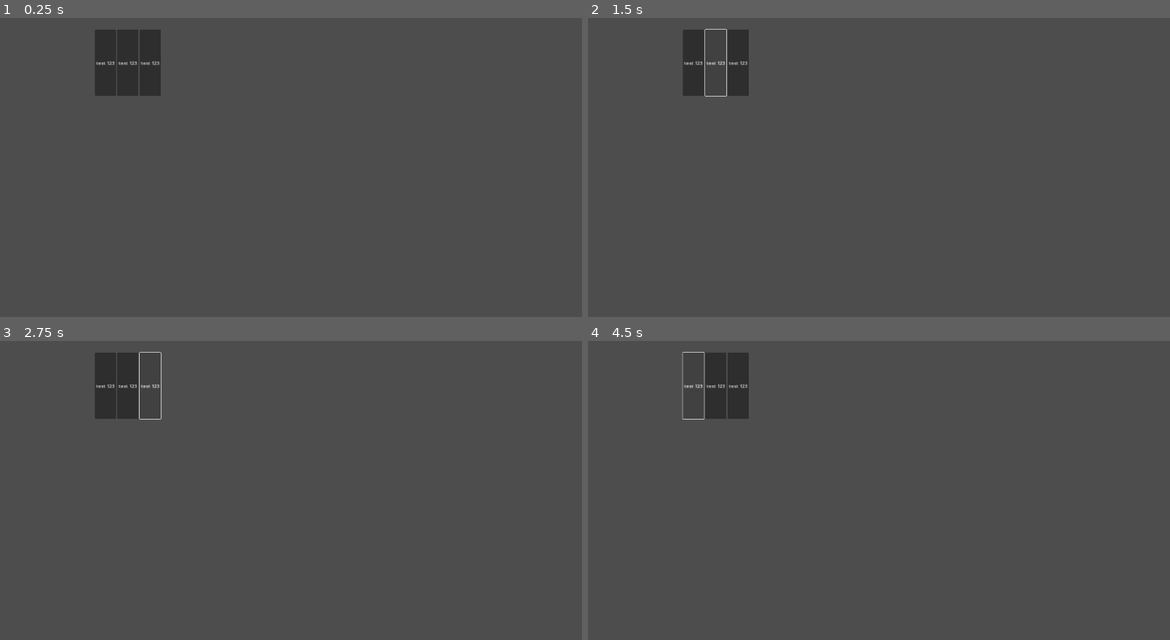
Above: before the commit, frames 1-4 (two rows, left to right).
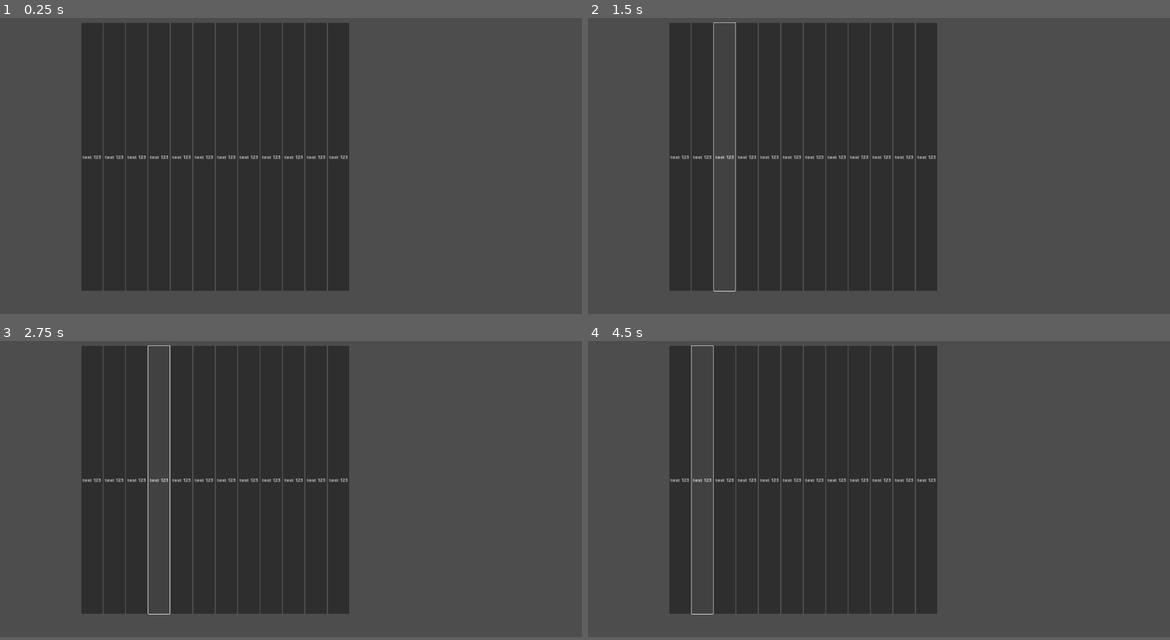
Above: after the commit, the same moments.

Repository: BujarMuharemi/game-jam-7
Game: Godot game, scene res://main_scene/main_scene.tscn
Same seed, same stepped clock (60 frames per second), same inputs: the game is played once before the commit and once after it.
Inputs:
- Up to frame 1 (0.25 s): no input
- Up to frame 2 (1.5 s): click "test 123" at 0.5 s; click "test 123" at 1.25 s
- Up to frame 3 (2.75 s): click "test 123" at 2 s
- Up to frame 4 (4.5 s): click "test 123" at 2.75 s; click "test 123" at 3.5 s; click "test 123" at 4.25 s
The window is 800x454 before the commit and 800x450 after it. Grey fills any space a smaller window leaves; there, only what the larger window draws over its background counts as a difference.

The runs differ from the first frame. In frame 1, 37% of the frame differs, in the area x 14-60%, y 1-92%; in frame 2, 34%; in frame 3, 34%; in frame 4, 34%.

Commit message:
added base ui scene and create some ui scenes with them

Diff:
--- /dev/null
+++ b/UI/base_ui_scene.tscn
@@ -0,0 +1,63 @@
+[gd_scene format=3 uid="uid://fl1hf5514dbe"]
+
+[node name="base_ui_scene" type="Control"]
+layout_mode = 3
+anchors_preset = 15
+anchor_right = 1.0
+anchor_bottom = 1.0
+grow_horizontal = 2
+grow_vertical = 2
+
+[node name="MarginContainer" type="MarginContainer" parent="."]
+layout_mode = 1
+anchors_preset = 15
+anchor_right = 1.0
+anchor_bottom = 1.0
+grow_horizontal = 2
+grow_vertical = 2
+
+[node name="BackgroundPanelContainer" type="PanelContainer" parent="MarginContainer"]
+custom_minimum_size = Vector2(1920, 1080)
+layout_mode = 2
+
+[node name="Testing-HBoxContainer" type="GridContainer" parent="MarginContainer"]
+layout_mode = 2
+size_flags_horizontal = 4
+size_flags_vertical = 4
+columns = 4
+
+[node name="VBoxContainer" type="VBoxContainer" parent="MarginContainer/Testing-HBoxContainer"]
+layout_mode = 2
+size_flags_horizontal = 6
+size_flags_vertical = 3
+
+[node name="Button" type="Button" parent="MarginContainer/Testing-HBoxContainer/VBoxContainer"]
+layout_mode = 2
+text = "asdffdfdfffffffffffffffffffffffffffffffffffffffffffff"
+
+[node name="Button2" type="Button" parent="MarginContainer/Testing-HBoxContainer/VBoxContainer"]
+layout_mode = 2
+text = "asdf"
+
+[node name="Button3" type="Button" parent="MarginContainer/Testing-HBoxContainer/VBoxContainer"]
+layout_mode = 2
+text = "asdf"
+
+[node name="VFlowContainer" type="VFlowContainer" parent="MarginContainer"]
+layout_mode = 2
+size_flags_horizontal = 8
+size_flags_vertical = 8
+alignment = 1
+
+[node name="VBoxContainer" type="MarginContainer" parent="MarginContainer/VFlowContainer"]
+layout_mode = 2
+size_flags_vertical = 3
+size_flags_stretch_ratio = 1.1
+theme_override_constants/margin_left = 50
+theme_override_constants/margin_top = 50
+theme_override_constants/margin_right = 50
+theme_override_constants/margin_bottom = 50
+
+[node name="Button" type="Button" parent="MarginContainer/VFlowContainer/VBoxContainer"]
+layout_mode = 2
+text = "asdffdfdfffffffffffffffffffffffffffffffffffffffffffff"
--- /dev/null
+++ b/UI/options_scene/options_scene.tscn
@@ -0,0 +1,95 @@
+[gd_scene load_steps=2 format=3 uid="uid://dd3hbk4vuabt0"]
+
+[sub_resource type="StyleBoxFlat" id="StyleBoxFlat_tbtx1"]
+bg_color = Color(0.686275, 0.694118, 1, 0.52549)
+
+[node name="pause_scene" type="Control"]
+layout_mode = 3
+anchors_preset = 15
+anchor_right = 1.0
+anchor_bottom = 1.0
+grow_horizontal = 2
+grow_vertical = 2
+
+[node name="MarginContainer" type="MarginContainer" parent="."]
+layout_mode = 1
+anchors_preset = 15
+anchor_right = 1.0
+anchor_bottom = 1.0
+grow_horizontal = 2
+grow_vertical = 2
+
+[node name="BackgroundPanelContainer" type="PanelContainer" parent="MarginContainer"]
+custom_minimum_size = Vector2(1920, 1080)
+layout_mode = 2
+theme_override_styles/panel = SubResource("StyleBoxFlat_tbtx1")
+
+[node name="GameNameGroup" type="VFlowContainer" parent="MarginContainer"]
+layout_mode = 2
+size_flags_horizontal = 4
+size_flags_vertical = 0
+alignment = 1
+
+[node name="MarginContainer" type="MarginContainer" parent="MarginContainer/GameNameGroup"]
+layout_mode = 2
+size_flags_vertical = 3
+size_flags_stretch_ratio = 1.1
+theme_override_constants/margin_left = 50
+theme_override_constants/margin_top = 150
+theme_override_constants/margin_right = 50
+theme_override_constants/margin_bottom = 50
+
+[node name="GameNameLabel" type="Label" parent="MarginContainer/GameNameGroup/MarginContainer"]
+layout_mode = 2
+theme_override_font_sizes/font_size = 100
+text = "Options"
+
+[node name="ButtonGroup" type="VBoxContainer" parent="MarginContainer"]
+layout_mode = 2
+size_flags_horizontal = 6
+size_flags_vertical = 4
+theme_override_constants/separation = 15
+
+[node name="HBoxContainer" type="HBoxContainer" parent="MarginContainer/ButtonGroup"]
+layout_mode = 2
+
+[node name="Label" type="Label" parent="MarginContainer/ButtonGroup/HBoxContainer"]
+layout_mode = 2
+theme_override_font_sizes/font_size = 50
+text = "Sound "
+
+[node name="HSlider" type="HSlider" parent="MarginContainer/ButtonGroup/HBoxContainer"]
+custom_minimum_size = Vector2(300, 100)
+layout_mode = 2
+
+[node name="HBoxContainer2" type="HBoxContainer" parent="MarginContainer/ButtonGroup"]
+layout_mode = 2
+
+[node name="Label" type="Label" parent="MarginContainer/ButtonGroup/HBoxContainer2"]
+layout_mode = 2
+theme_override_font_sizes/font_size = 50
+text = "Music "
+
+[node name="HSlider" type="HSlider" parent="MarginContainer/ButtonGroup/HBoxContainer2"]
+custom_minimum_size = Vector2(300, 100)
+layout_mode = 2
+
+[node name="GameNameGroup2" type="VFlowContainer" parent="MarginContainer"]
+layout_mode = 2
+size_flags_horizontal = 0
+size_flags_vertical = 8
+alignment = 1
+
+[node name="MarginContainer" type="MarginContainer" parent="MarginContainer/GameNameGroup2"]
+layout_mode = 2
+size_flags_vertical = 3
+size_flags_stretch_ratio = 1.1
+theme_override_constants/margin_left = 50
+theme_override_constants/margin_top = 150
+theme_override_constants/margin_right = 50
+theme_override_constants/margin_bottom = 50
+
+[node name="Button" type="Button" parent="MarginContainer/GameNameGroup2/MarginContainer"]
+layout_mode = 2
+theme_override_font_sizes/font_size = 50
+text = "Back"
--- /dev/null
+++ b/UI/pause_scene/pause_scene.tscn
@@ -0,0 +1,68 @@
+[gd_scene load_steps=2 format=3 uid="uid://bpnuxiq0v5mj8"]
+
+[sub_resource type="StyleBoxFlat" id="StyleBoxFlat_tbtx1"]
+bg_color = Color(0.686275, 0.694118, 1, 0.52549)
+
+[node name="pause_scene" type="Control"]
+layout_mode = 3
+anchors_preset = 15
+anchor_right = 1.0
+anchor_bottom = 1.0
+grow_horizontal = 2
+grow_vertical = 2
+
+[node name="MarginContainer" type="MarginContainer" parent="."]
+layout_mode = 1
+anchors_preset = 15
+anchor_right = 1.0
+anchor_bottom = 1.0
+grow_horizontal = 2
+grow_vertical = 2
+
+[node name="BackgroundPanelContainer" type="PanelContainer" parent="MarginContainer"]
+custom_minimum_size = Vector2(1920, 1080)
+layout_mode = 2
+theme_override_styles/panel = SubResource("StyleBoxFlat_tbtx1")
+
+[node name="GameNameGroup" type="VFlowContainer" parent="MarginContainer"]
+layout_mode = 2
+size_flags_horizontal = 4
+size_flags_vertical = 0
+alignment = 1
+
+[node name="MarginContainer" type="MarginContainer" parent="MarginContainer/GameNameGroup"]
+layout_mode = 2
+size_flags_vertical = 3
+size_flags_stretch_ratio = 1.1
+theme_override_constants/margin_left = 50
+theme_override_constants/margin_top = 150
+theme_override_constants/margin_right = 50
+theme_override_constants/margin_bottom = 50
+
+[node name="GameNameLabel" type="Label" parent="MarginContainer/GameNameGroup/MarginContainer"]
+layout_mode = 2
+theme_override_font_sizes/font_size = 100
+text = "Game Paused"
+
+[node name="ButtonGroup" type="VBoxContainer" parent="MarginContainer"]
+layout_mode = 2
+size_flags_horizontal = 6
+size_flags_vertical = 4
+theme_override_constants/separation = 15
+
+[node name="StartGameButton" type="Button" parent="MarginContainer/ButtonGroup"]
+layout_mode = 2
+theme_override_font_sizes/font_size = 60
+text = "Continue Game
+"
+
+[node name="OptionsButton" type="Button" parent="MarginContainer/ButtonGroup"]
+layout_mode = 2
+theme_override_font_sizes/font_size = 60
+text = "Options
+"
+
+[node name="BackToMainButton" type="Button" parent="MarginContainer/ButtonGroup"]
+layout_mode = 2
+theme_override_font_sizes/font_size = 60
+text = "Back to main menu "
--- /dev/null
+++ b/UI/start_scene/start_scene.tscn
@@ -0,0 +1,68 @@
+[gd_scene load_steps=2 format=3 uid="uid://cfk6vtwnykqyx"]
+
+[sub_resource type="StyleBoxFlat" id="StyleBoxFlat_tbtx1"]
+bg_color = Color(0.686275, 0.694118, 1, 0.52549)
+
+[node name="start_scene" type="Control"]
+layout_mode = 3
+anchors_preset = 15
+anchor_right = 1.0
+anchor_bottom = 1.0
+grow_horizontal = 2
+grow_vertical = 2
+
+[node name="MarginContainer" type="MarginContainer" parent="."]
+layout_mode = 1
+anchors_preset = 15
+anchor_right = 1.0
+anchor_bottom = 1.0
+grow_horizontal = 2
+grow_vertical = 2
+
+[node name="BackgroundPanelContainer" type="PanelContainer" parent="MarginContainer"]
+custom_minimum_size = Vector2(1920, 1080)
+layout_mode = 2
+theme_override_styles/panel = SubResource("StyleBoxFlat_tbtx1")
+
+[node name="GameNameGroup" type="VFlowContainer" parent="MarginContainer"]
+layout_mode = 2
+size_flags_horizontal = 4
+size_flags_vertical = 0
+alignment = 1
+
+[node name="MarginContainer" type="MarginContainer" parent="MarginContainer/GameNameGroup"]
+layout_mode = 2
+size_flags_vertical = 3
+size_flags_stretch_ratio = 1.1
+theme_override_constants/margin_left = 50
+theme_override_constants/margin_top = 150
+theme_override_constants/margin_right = 50
+theme_override_constants/margin_bottom = 50
+
+[node name="GameNameLabel" type="Label" parent="MarginContainer/GameNameGroup/MarginContainer"]
+layout_mode = 2
+theme_override_font_sizes/font_size = 100
+text = "The Name of the Game goes here"
+
+[node name="ButtonGroup" type="VBoxContainer" parent="MarginContainer"]
+layout_mode = 2
+size_flags_horizontal = 6
+size_flags_vertical = 4
+theme_override_constants/separation = 15
+
+[node name="StartGameButton" type="Button" parent="MarginContainer/ButtonGroup"]
+layout_mode = 2
+theme_override_font_sizes/font_size = 60
+text = "Start Game
+"
+
+[node name="OptionsButton" type="Button" parent="MarginContainer/ButtonGroup"]
+layout_mode = 2
+theme_override_font_sizes/font_size = 60
+text = "Options
+"
+
+[node name="QuitGameButton" type="Button" parent="MarginContainer/ButtonGroup"]
+layout_mode = 2
+theme_override_font_sizes/font_size = 60
+text = "Quit Game"
--- a/main_scene/main_scene.tscn
+++ b/main_scene/main_scene.tscn
@@ -3,23 +3,72 @@
 [node name="MainScene" type="Node2D"]
 
 [node name="AspectRatioContainer" type="AspectRatioContainer" parent="."]
-offset_left = 311.0
-offset_top = 231.0
-offset_right = 529.0
-offset_bottom = 271.0
+layout_direction = 2
+anchors_preset = 15
+anchor_right = 1.0
+anchor_bottom = 1.0
+offset_left = 268.0
+offset_top = 545.0
+offset_right = 1152.0
+offset_bottom = 576.0
+grow_horizontal = 2
+grow_vertical = 2
 stretch_mode = 0
 
-[node name="HBoxContainer" type="HBoxContainer" parent="AspectRatioContainer"]
+[node name="HBoxContainer3" type="HBoxContainer" parent="AspectRatioContainer"]
+layout_mode = 2
+size_flags_horizontal = 4
+
+[node name="HBoxContainer2" type="HBoxContainer" parent="AspectRatioContainer/HBoxContainer3"]
 layout_mode = 2
 
-[node name="Button" type="Button" parent="AspectRatioContainer/HBoxContainer"]
+[node name="Button" type="Button" parent="AspectRatioContainer/HBoxContainer3/HBoxContainer2"]
 layout_mode = 2
 text = "test 123"
 
-[node name="Button2" type="Button" parent="AspectRatioContainer/HBoxContainer"]
+[node name="Button2" type="Button" parent="AspectRatioContainer/HBoxContainer3/HBoxContainer2"]
 layout_mode = 2
 text = "test 123"
 
-[node name="Button3" type="Button" parent="AspectRatioContainer/HBoxContainer"]
+[node name="Button3" type="Button" parent="AspectRatioContainer/HBoxContainer3/HBoxContainer2"]
 layout_mode = 2
 text = "test 123"
+
+[node name="Button4" type="Button" parent="AspectRatioContainer/HBoxContainer3/HBoxContainer2"]
+layout_mode = 2
+text = "test 123"
+
+[node name="Button5" type="Button" parent="AspectRatioContainer/HBoxContainer3/HBoxContainer2"]
+layout_mode = 2
+text = "test 123"
+
+[node name="Button6" type="Button" parent="AspectRatioContainer/HBoxContainer3/HBoxContainer2"]
+layout_mode = 2
+text = "test 123"
+
+[node name="HBoxContainer" type="HBoxContainer" parent="AspectRatioContainer/HBoxContainer3"]
+layout_mode = 2
+
+[node name="Button" type="Button" parent="AspectRatioContainer/HBoxContainer3/HBoxContainer"]
+layout_mode = 2
+text = "test 123"
+
+[node name="Button2" type="Button" parent="AspectRatioContainer/HBoxContainer3/HBoxContainer"]
+layout_mode = 2
+text = "test 123"
+
+[node name="Button3" type="Button" parent="AspectRatioContainer/HBoxContainer3/HBoxContainer"]
+layout_mode = 2
+text = "test 123"
+
+[node name="Button4" type="Button" parent="AspectRatioContainer/HBoxContainer3/HBoxContainer"]
+layout_mode = 2
+text = "test 123"
+
+[node name="Button5" type="Button" parent="AspectRatioContainer/HBoxContainer3/HBoxContainer"]
+layout_mode = 2
+text = "test 123"
+
+[node name="Button6" type="Button" parent="AspectRatioContainer/HBoxContainer3/HBoxContainer"]
+layout_mode = 2
+text = "test 123"
--- a/project.godot
+++ b/project.godot
@@ -17,7 +17,8 @@
 [display]
 
 window/size/viewport_width=1920
-window/size/viewport_height=1090
+window/size/viewport_height=1080
+window/size/initial_position_type=2
 window/stretch/mode="canvas_items"
 window/stretch/aspect="keep_width"
 
Not shown, added: export_presets.cfg
